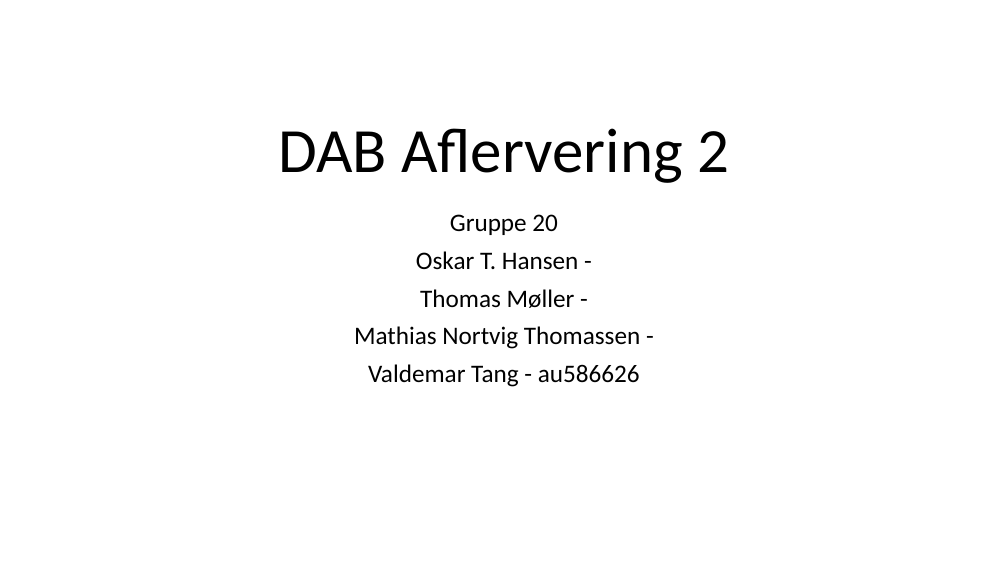
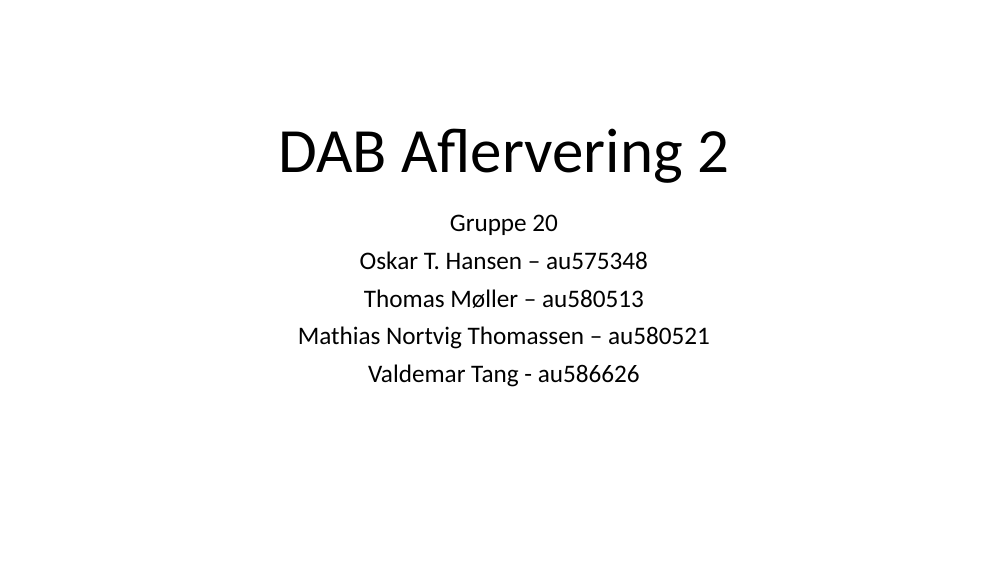
Before and after one commit to SWTGruppe29/Blackboard_2_0, a slide deck: slide 1 of Præsentation.pptx. Drawn at 1008x567 pixels with LibreOffice and Linux fonts; fonts in the diff are those of the drawing. Boxes give left, top, right and bottom in pixels: in the first picture for what was removed or moved away, otherwise in the second. Text is boxed around its words. In the diff, an @@ line names an element or a change of style, - is before the commit and + after.

Commit message:
Updated presentation

```diff
--- a/Præsentation.pptx
+++ b/Præsentation.pptx
@@ subtitle at [298,251,710,349]: text changed @@
-Oskar T. Hansen -
-Thomas Møller -
-Mathias Nortvig Thomassen -
+Oskar T. Hansen – au575348
+Thomas Møller – au580513
+Mathias Nortvig Thomassen – au580521
```
